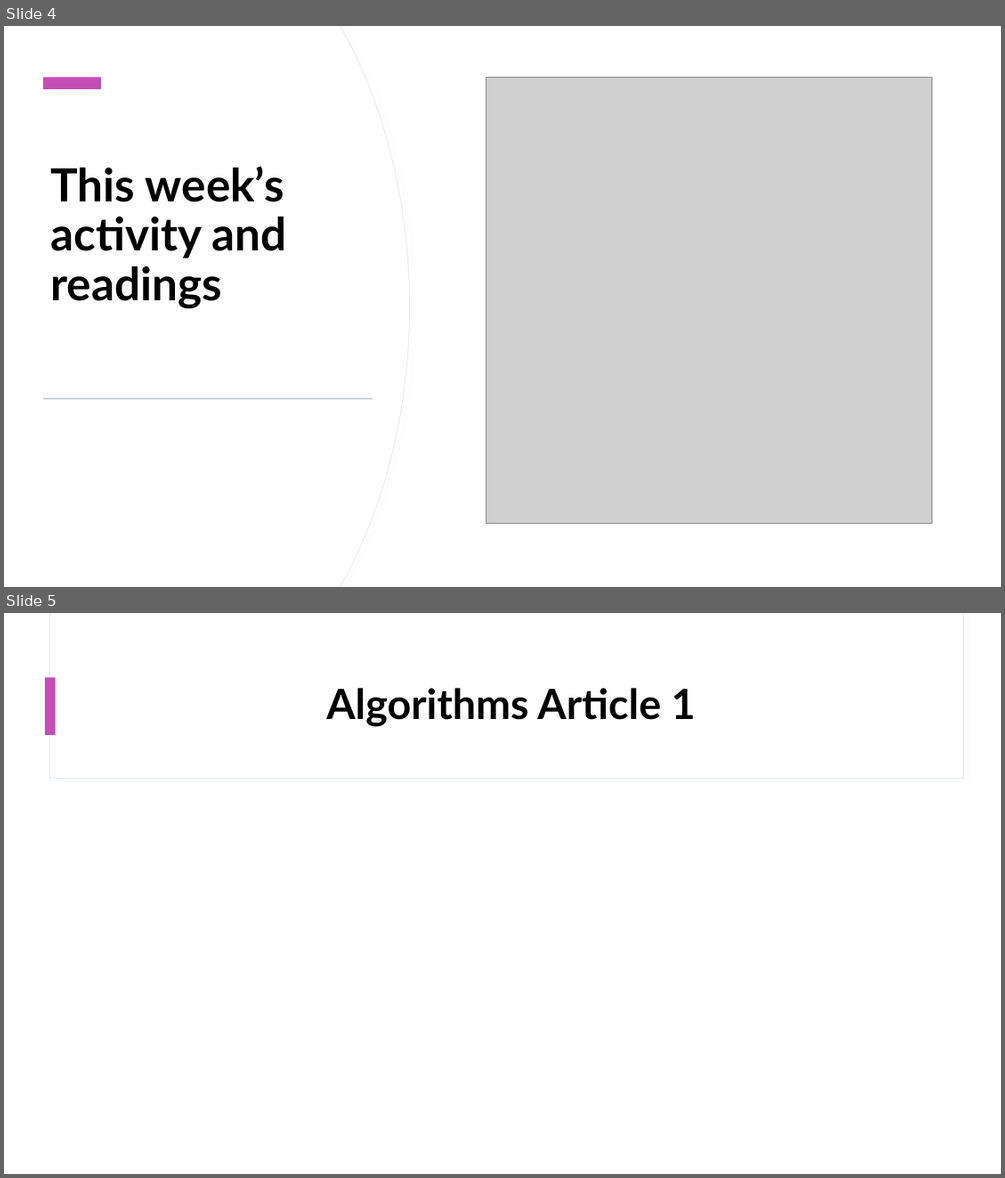
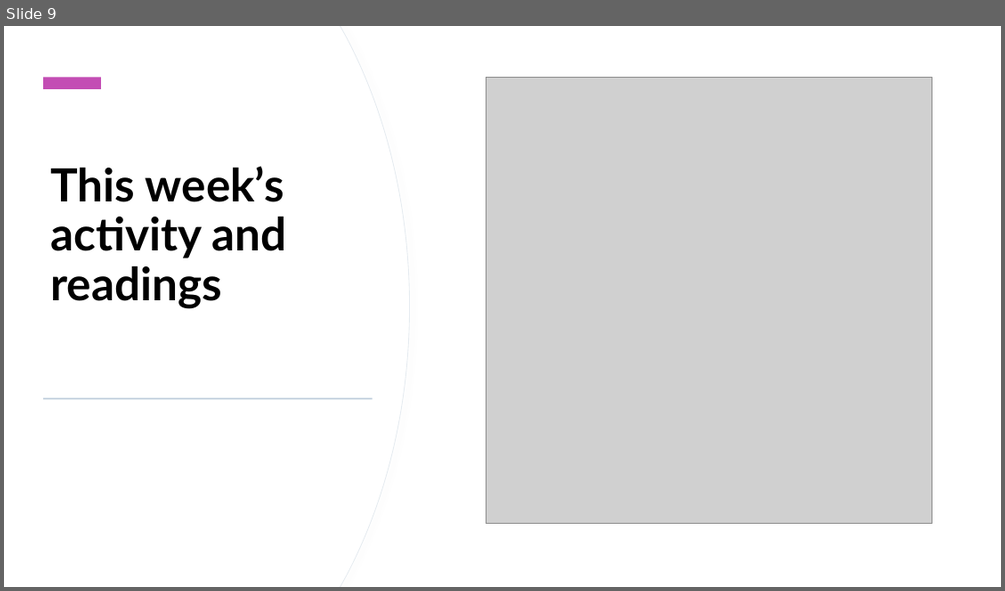
Before and after one commit to StephenCole19/Summer2020, a slide deck: soci2534/midterm/SOCIMidterm.pptx. Shown one above the other, each under a label of ours: slides 4 and 5 before the commit, slide 9 after it. The pictures are 1005x1178 and 1005x591 pixels, drawn with LibreOffice and Linux fonts; fonts in the diff are those of the drawing; grey boxes stand for pictures. Boxes give left, top, right and bottom in pixels: in the first picture for what was removed or moved away, otherwise in the second. Text is boxed around its words. In the diff, an @@ line names an element or a change of style, - is before the commit and + after.

```diff
--- a/soci2534/midterm/SOCIMidterm.pptx
+++ b/soci2534/midterm/SOCIMidterm.pptx
@@ slide 5 removed at (4, 613, 1001, 1174), background #FFFFFF; not listed: 2 template elements that a slide beside it also shows @@
@@ rectangle removed at (45, 677, 56, 735) @@
@@ title removed at (326, 688, 696, 727) @@
-Algorithms Article 1
@@ what was slide 4 is now slide 9 @@
```
Also in this commit, not shown: 4 slides changed, 7 slides added, 8 other slides removed, 16 other files.
